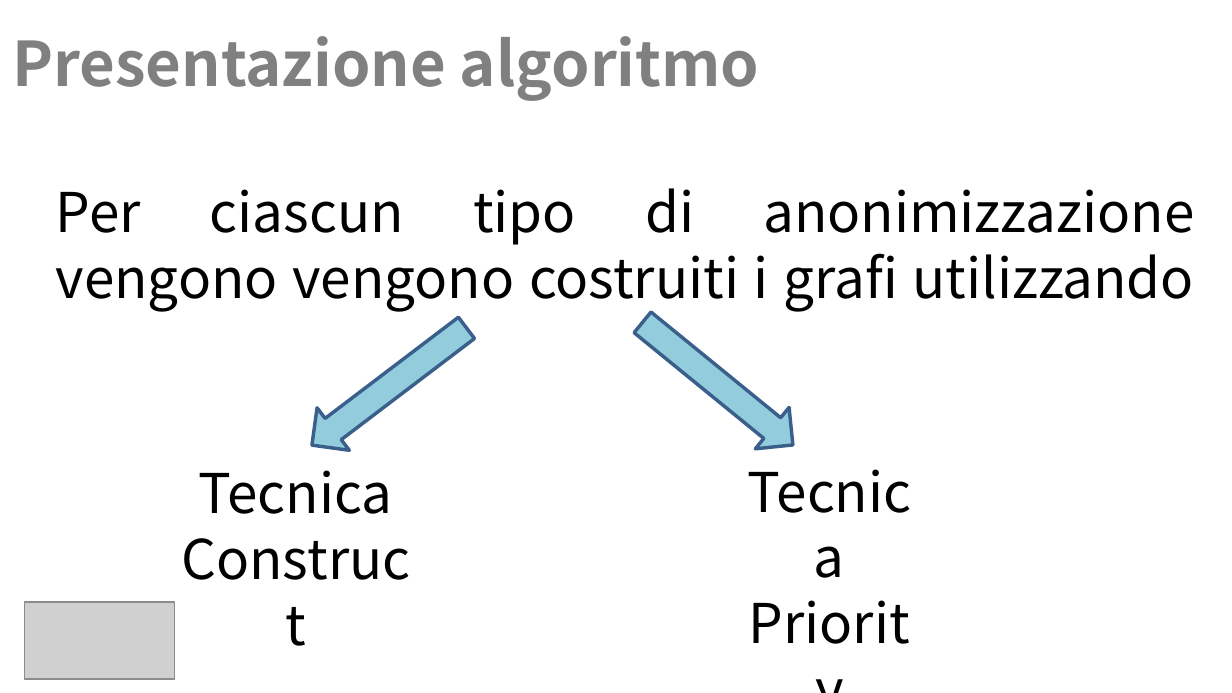
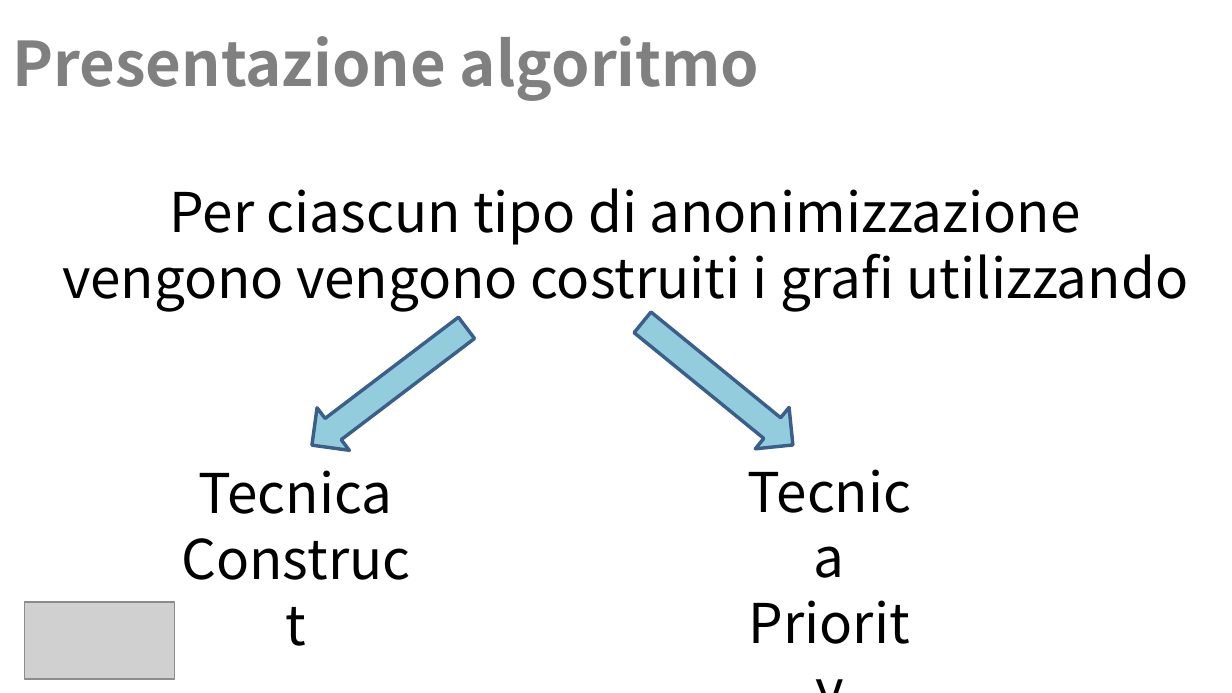
Before and after one commit to Navypowder/DP-P-project, a slide deck: slide 4 of Presentation/Towards_Identity_Anonymization_on_graph(K-degree anonymization).pptx. Drawn at 1232x693 pixels with LibreOffice and Linux fonts; fonts in the diff are those of the drawing; grey boxes stand for pictures; background and template pictures are left out. Boxes give left, top, right and bottom in pixels: in the first picture for what was removed or moved away, otherwise in the second. Text is boxed around its words. In the diff, an @@ line names an element or a change of style, - is before the commit and + after.

```diff
--- a/Presentation/Towards_Identity_Anonymization_on_graph(K-degree anonymization).pptx
+++ b/Presentation/Towards_Identity_Anonymization_on_graph(K-degree anonymization).pptx
@@ text "Per ciascun tipo di anonimizzazione ..." at [62,188,1189,312]: alignment justified to centre @@
```
Also in this commit, not shown: 4 other slides changed.
